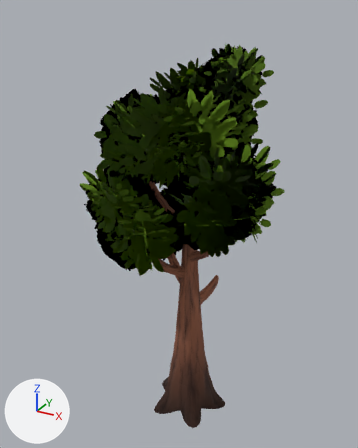
What one commit did to the glTF model assets/nature/CommonTree_5.gltf.
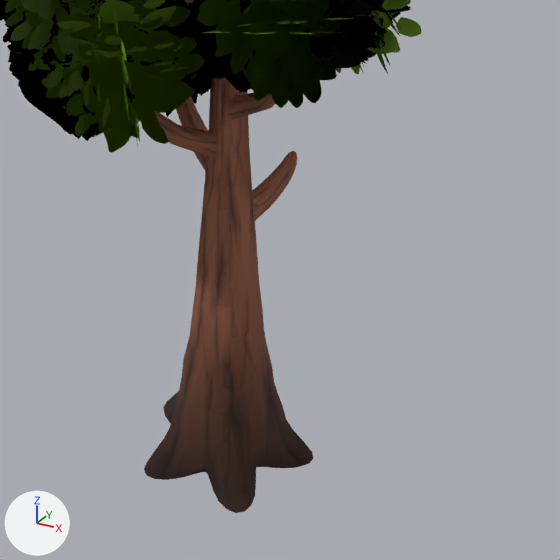
Each version appears first whole from a 50 mm lens placed at (3.54, -6.83, 6.95), pointed at (-0.26, 0.07, 3.5), and next in a close-up on the part from 26% to 92% of the width and 47% to 100% of the height. The lights are fixed; the arrows at lower left show +X, +Y and +Z. The first two pictures are the older version.

The first close-up shows 'CommonTree_5'.
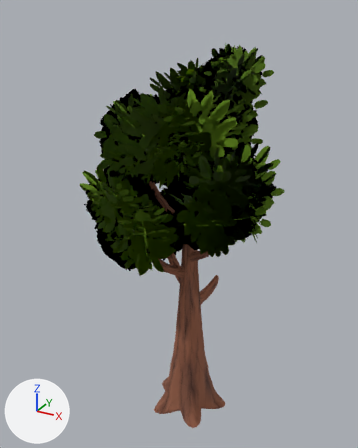
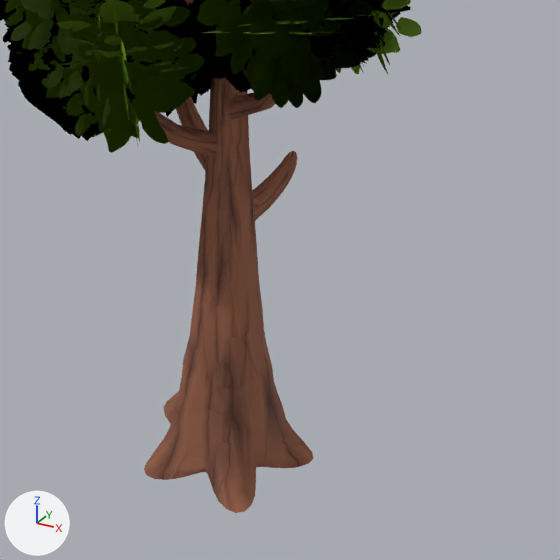
Where the newer file only moved an object's origin or applied its transform, the numbers keep the older frame.

Diff of the bpy script that builds the scene:
```diff
--- a/assets/nature/CommonTree_5.gltf.py
+++ b/assets/nature/CommonTree_5.gltf.py
@@ mat_bark_normaltree @@
 mat_bark_normaltree = bpy.data.materials.new('Bark_NormalTree')
-# nodes: BsdfPrincipled, Math x3, Mix, NormalMap, OutputMaterial, TexImage x2, VertexColor
+# nodes: BsdfPrincipled, Math x2, NormalMap, OutputMaterial, TexImage x2
 # uses the picture img_bark_normaltree
@@ mat_leaves_normaltree @@
 mat_leaves_normaltree = bpy.data.materials.new('Leaves_NormalTree')
-# nodes: BsdfPrincipled, Math x3, Mix, OutputMaterial, TexImage, VertexColor
+# nodes: BsdfPrincipled, Math x2, OutputMaterial, TexImage
 # uses the picture img_leaves_normaltree_c
```

Where the change shows, as pixel boxes (x1, y1, x2, y2) in the close-ups (560 x 560 px):
'CommonTree_5', recoloured (lighter): (144, 308, 313, 513) in both
